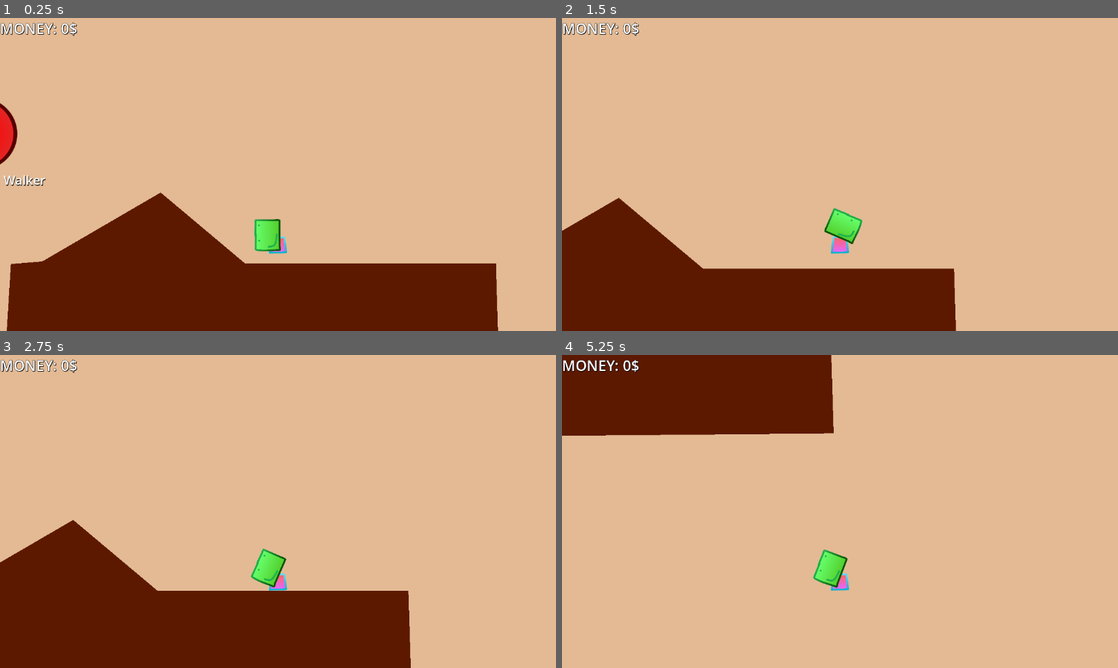
Above: before the commit, frames 1-4 (two rows, left to right).
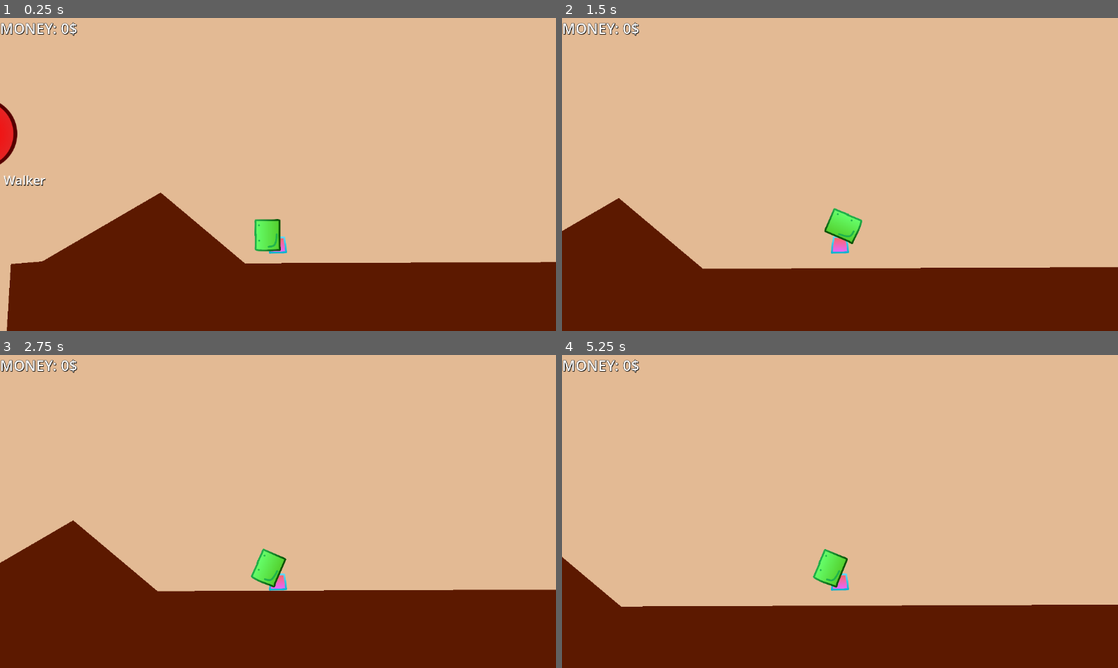
Above: after the commit, the same moments.

Repository: gubrey/feelin-tycoonish
Game: Godot game, scene res://main.tscn
Same seed, same stepped clock (60 frames per second), same inputs: the game is played once before the commit and once after it. Before the commit the project has no main scene; this scene is started directly in both runs. Sound files missing from this copy of the repository are replaced by a short silence.
Inputs (mouse positions are in pixels of both pictures, inside the frame that each line leads up to):
- Up to frame 1 (0.25 s): no input
- Up to frame 2 (1.5 s): move the mouse to (962, 158) at 0.52 s; hold D (player_right) from 0.53 s (still down); click (962, 158) at 0.67 s; tap W (player_jump) at 0.77 s; move the mouse to (728, 190) at 1.27 s
- Up to frame 3 (2.75 s): tap W (player_jump) at 1.52 s; move the mouse to (333, 442) at 2.02 s; release D (player_right) at 2.03 s; hold A (player_left) from 2.03 s (still down)
- Up to frame 4 (5.25 s): move the mouse to (812, 574) at 2.77 s; release A (player_left) at 2.78 s; hold D (player_right) 2.78-4.28 s; click (812, 574) at 2.92 s; tap W (player_jump) at 3.02, 3.77, 4.52 s; move the mouse to (1006, 558) at 3.52 s; move the mouse to (673, 464) at 4.27 s; hold A (player_left) 4.28-5.03 s; move the mouse to (867, 511) at 5.02 s; hold D (player_right) from 5.03 s (still down); click (867, 511) at 5.17 s

The runs differ from the first frame. In frame 1, 2.5% of the frame differs, in the area x 50-100%, y 77-100%; in frame 2, 6.1%; in frame 3, 6.7%; in frame 4, 33%, in the area x 0-100%, y 0-100%.

Commit message:
i just bought more land in the metaverse

Diff:
--- a/main.tscn
+++ b/main.tscn
@@ -78,10 +78,10 @@
 
 [node name="Polygon2D" type="Polygon2D" parent="Ground"]
 color = Color(0.362534, 0.100643, 0, 1)
-polygon = PackedVector2Array(-54, 516, 32, 509, 357, 320, 588, 514, 1277, 514, 1285, 778, -71, 790)
+polygon = PackedVector2Array(-54, 516, 32, 509, 357, 320, 588, 514, 2735, 506, 2734, 769, -71, 790)
 
 [node name="CollisionPolygon2D" type="CollisionPolygon2D" parent="Ground"]
-polygon = PackedVector2Array(-54, 516, 32, 509, 357, 320, 588, 514, 1277, 514, 1285, 778, -71, 790)
+polygon = PackedVector2Array(-54, 516, 32, 509, 357, 320, 588, 514, 2735, 506, 2734, 769, -71, 790)
 
 [node name="BuyableButton" parent="." instance=ExtResource("2_0xm2m")]
 position = Vector2(-137, 159)
--- a/project.godot
+++ b/project.godot
@@ -11,6 +11,7 @@
 [application]
 
 config/name="feelin tycoonish"
+run/main_scene="uid://db1u8s1mpmh25"
 config/features=PackedStringArray("4.4", "Forward Plus")
 config/icon="res://icon.svg"
 
